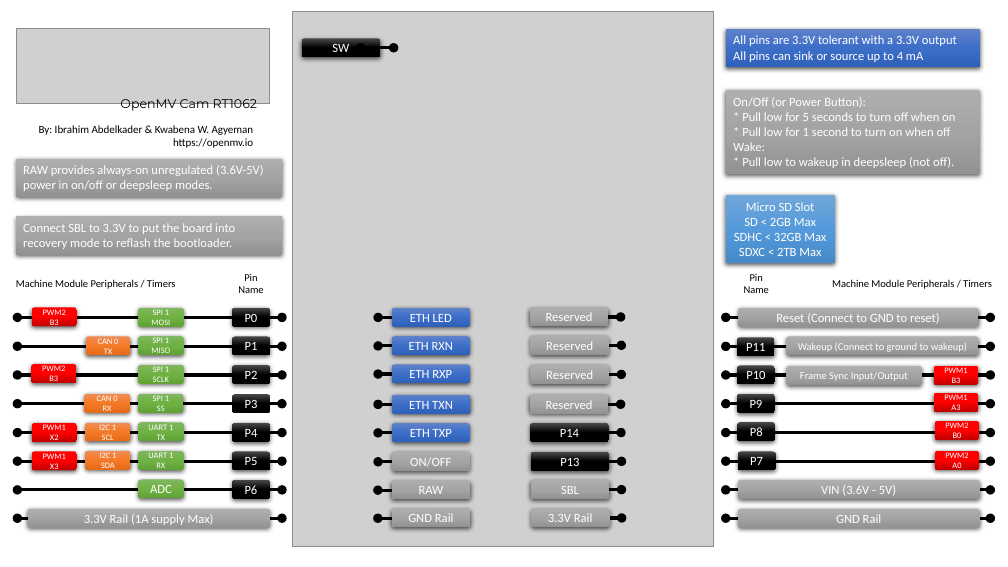
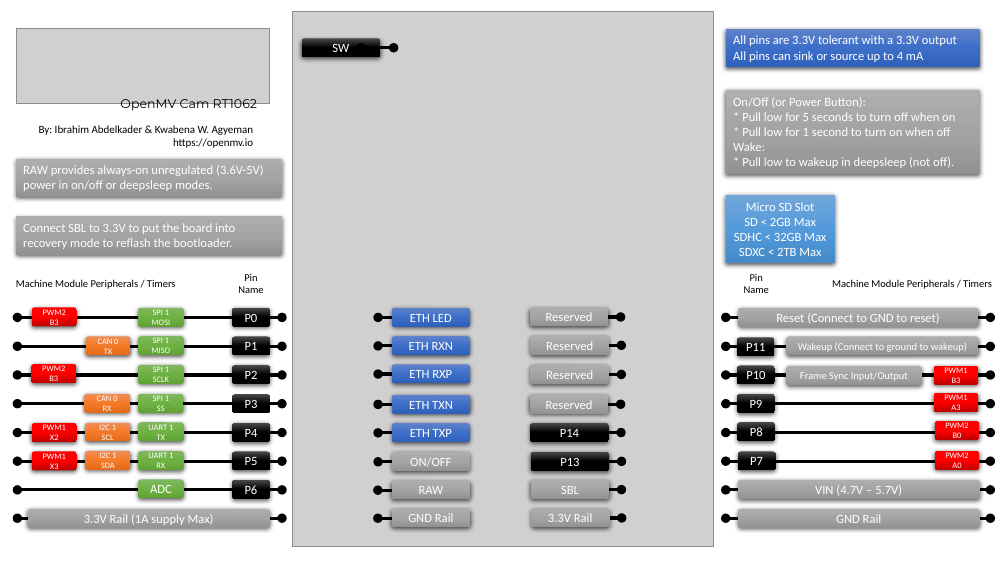
Before and after one commit to openmv/openmv-media, a slide deck: slide 1 of boards/openmv-cam/v5/cam-v5-pinout.pptx. Drawn at 1008x567 pixels with LibreOffice and Linux fonts; fonts in the diff are those of the drawing; grey boxes stand for pictures. Boxes give left, top, right and bottom in pixels: in the first picture for what was removed or moved away, otherwise in the second. Text is boxed around its words. In the diff, an @@ line names an element or a change of style, - is before the commit and + after.

```diff
--- a/boards/openmv-cam/v5/cam-v5-pinout.pptx
+++ b/boards/openmv-cam/v5/cam-v5-pinout.pptx
@@ text in rounded rectangle at bbox=[815, 485, 902, 495]: text changed @@
-VIN (3.6V - 5V)
+VIN (4.7V – 5.7V)
```
Also in this commit, not shown: 5 other files.
